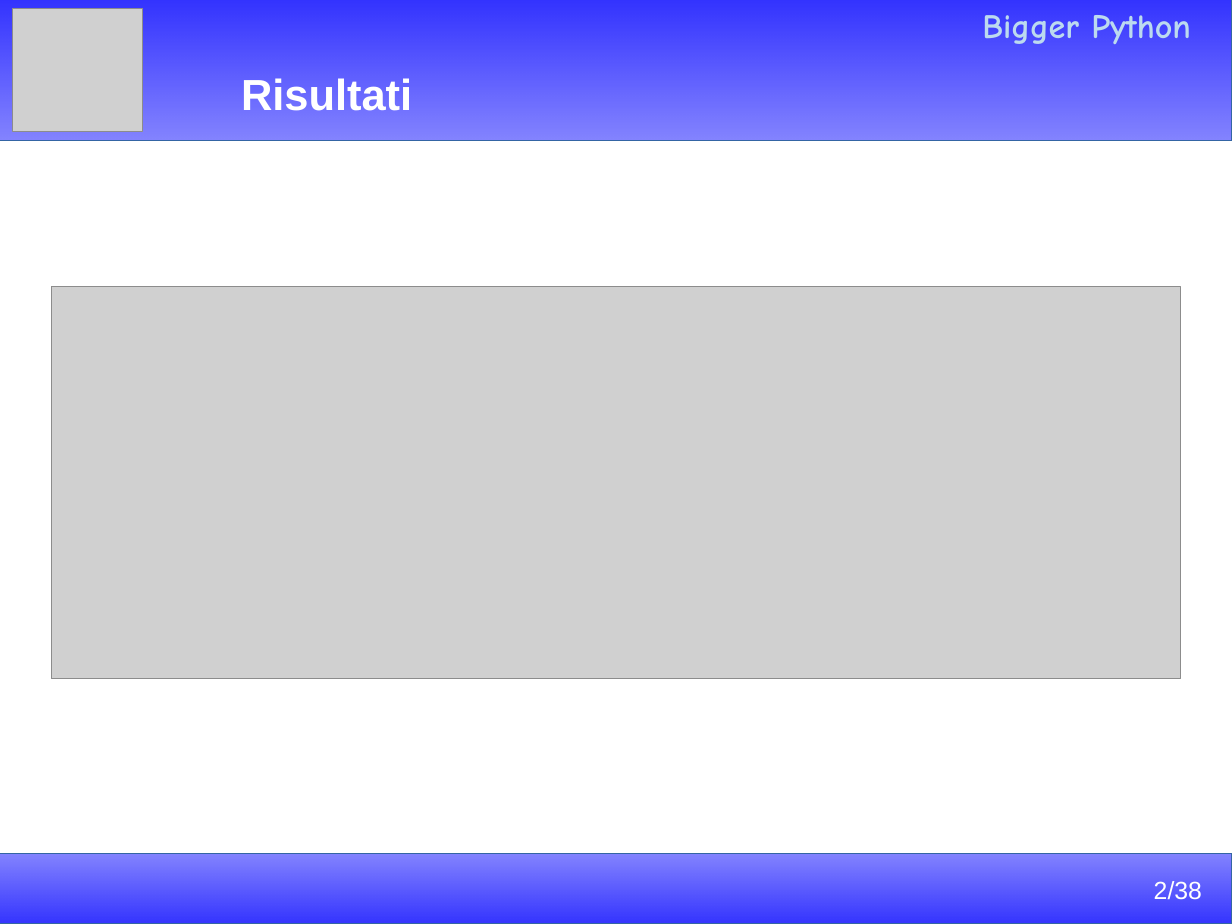
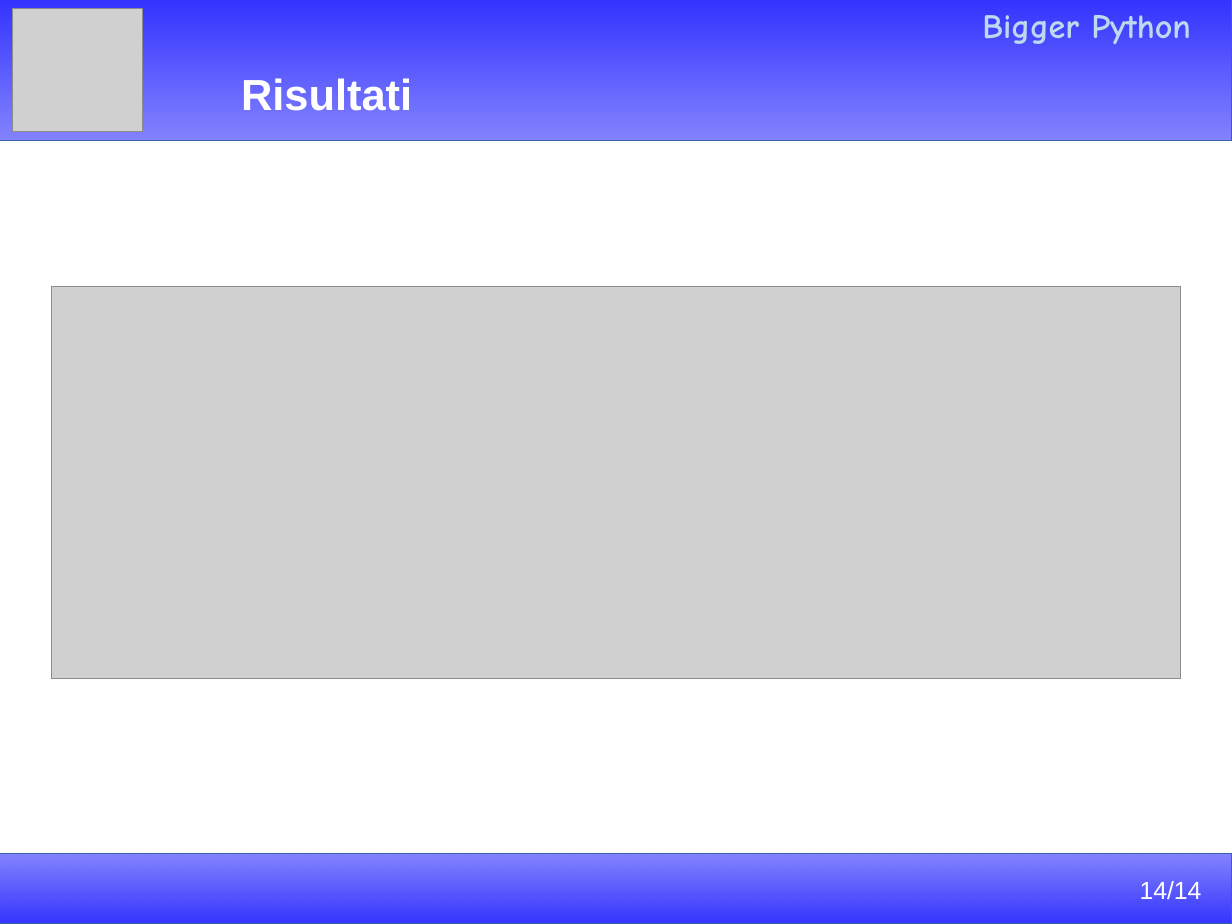
Before and after one commit to Cenze94/BiggerPython, a slide deck: slide 14 of Presentazione/Presentazione.odp (slide 8 before the commit). Drawn at 1232x924 pixels with LibreOffice and Linux fonts; fonts in the diff are those of the drawing; grey boxes stand for pictures. Boxes give left, top, right and bottom in pixels: in the first picture for what was removed or moved away, otherwise in the second. Text is boxed around its words. In the diff, an @@ line names an element or a change of style, - is before the commit and + after.

```diff
--- a/Presentazione/Presentazione.odp
+++ b/Presentazione/Presentazione.odp
@@ text added at (1140,881,1202,899), 16 pt, text #FFFFFF @@
+14/14
@@ text removed at (1154,881,1202,899) @@
-2/38
```
Also in this commit, not shown: 5 other slides changed, 8 slides added, 2 slides removed, 2 other files.
